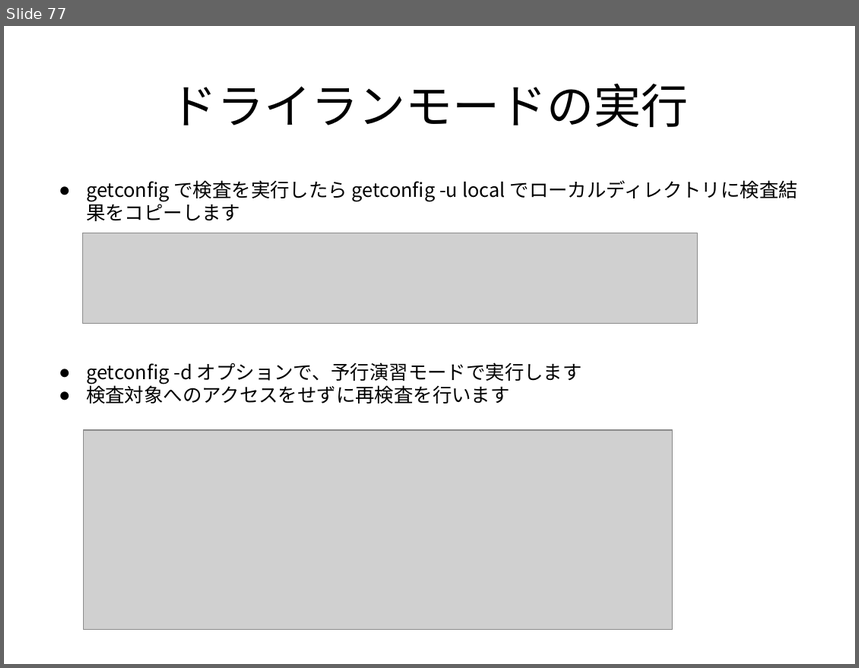
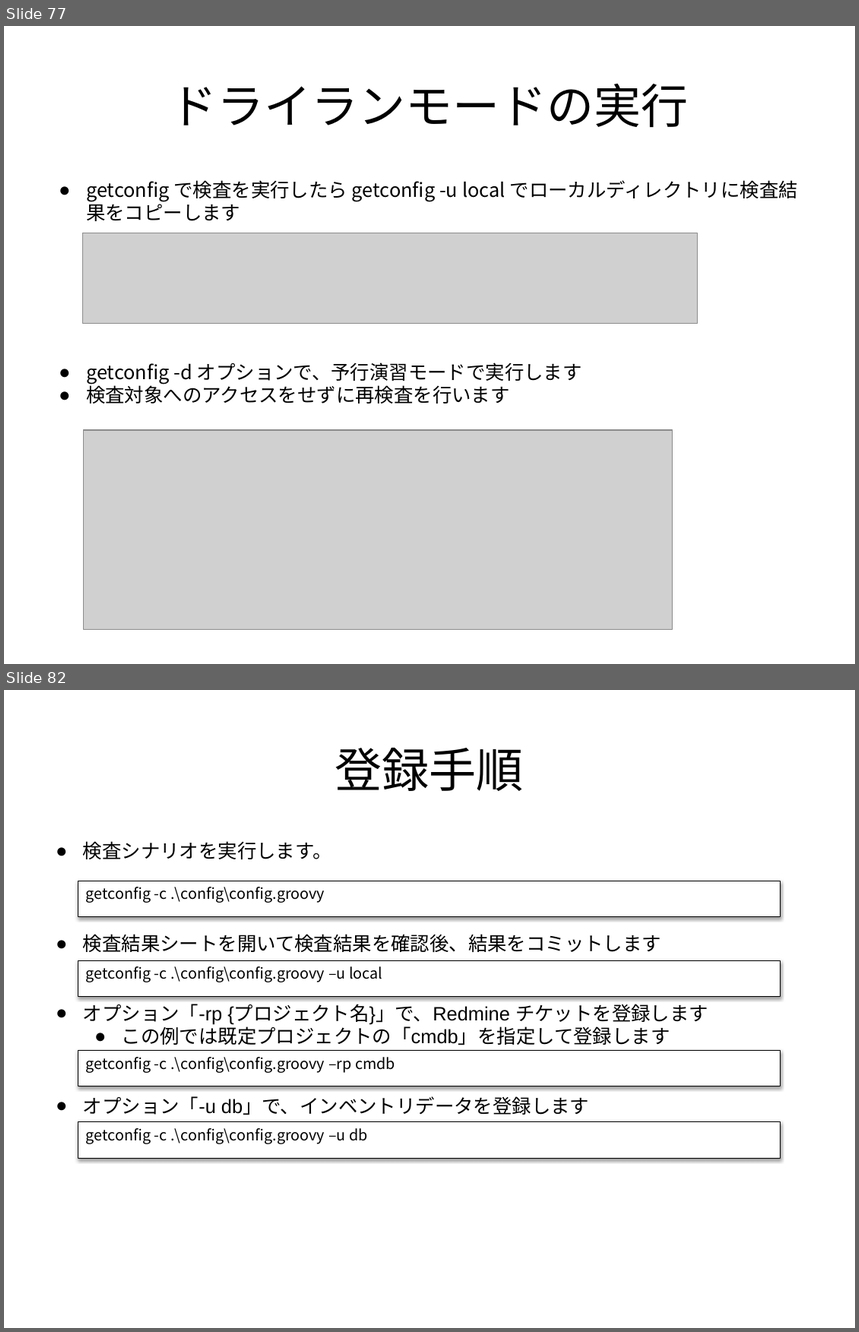
Before and after one commit to frsw3nr/gradle-server-acceptance, a slide deck: docs/jp/tutorial_test_pc.pptx. Shown one above the other, each under a label of ours: slide 77 before the commit, slides 77 and 82 after it; the slides between them are not shown. The pictures are 859x668 and 859x1332 pixels, drawn with LibreOffice and Linux fonts; fonts in the diff are those of the drawing; grey boxes stand for pictures. Boxes give left, top, right and bottom in pixels: in the first picture for what was removed or moved away, otherwise in the second. Text is boxed around its words. In the diff, an @@ line names an element or a change of style, - is before the commit and + after.

```diff
--- a/docs/jp/tutorial_test_pc.pptx
+++ b/docs/jp/tutorial_test_pc.pptx
@@ slide 82 added at (x1=4, y1=690, x2=855, y2=1328), background #FFFFFF @@
@@ text added at (x1=335, y1=748, x2=524, y2=791), 44 pt, text #000000 @@
+登録手順
@@ text added at (x1=83, y1=841, x2=709, y2=1116), 18 pt, text #000000 @@
+● 検査シナリオを実行します。
+● 検査結果シートを開いて検査結果を確認後、結果をコミットします
+● オプション「-rp {プロジェクト名}」で、Redmine チケットを登録します
+  ● この例では既定プロジェクトの「cmdb」を指定して登録します
+● オプション「-u db」で、インベントリデータを登録します
@@ rectangle added at (x1=78, y1=881, x2=781, y2=917), fill #FFFFFF, outline #000000 0.75 pt, 14 pt, text #000000 @@
+getconfig -c .\config\config.groovy
@@ rectangle added at (x1=78, y1=961, x2=781, y2=996), fill #FFFFFF, outline #000000 0.75 pt, 14 pt, text #000000 @@
+getconfig -c .\config\config.groovy –u local
@@ rectangle added at (x1=78, y1=1051, x2=781, y2=1087), fill #FFFFFF, outline #000000 0.75 pt, 14 pt, text #000000 @@
+getconfig -c .\config\config.groovy –rp cmdb
@@ rectangle added at (x1=78, y1=1122, x2=781, y2=1159), fill #FFFFFF, outline #000000 0.75 pt, 14 pt, text #000000 @@
+getconfig -c .\config\config.groovy –u db
```
Also in this commit, not shown: 3 slides changed, 4 other slides added, 2 other files.
